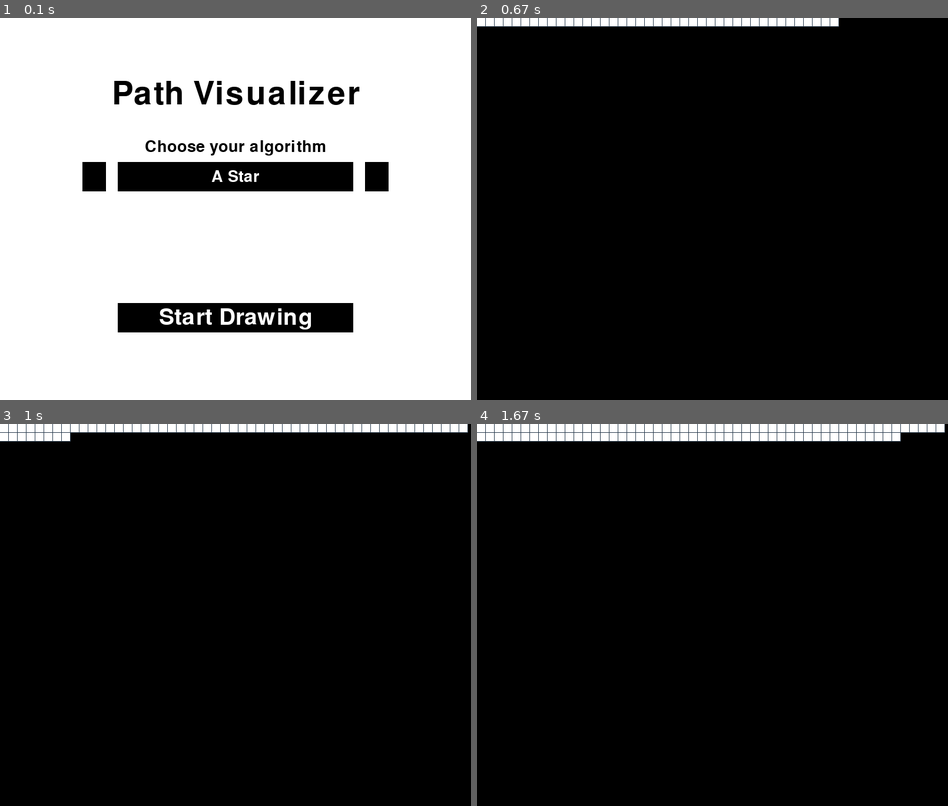
Above: before the commit, frames 1-4 (two rows, left to right).
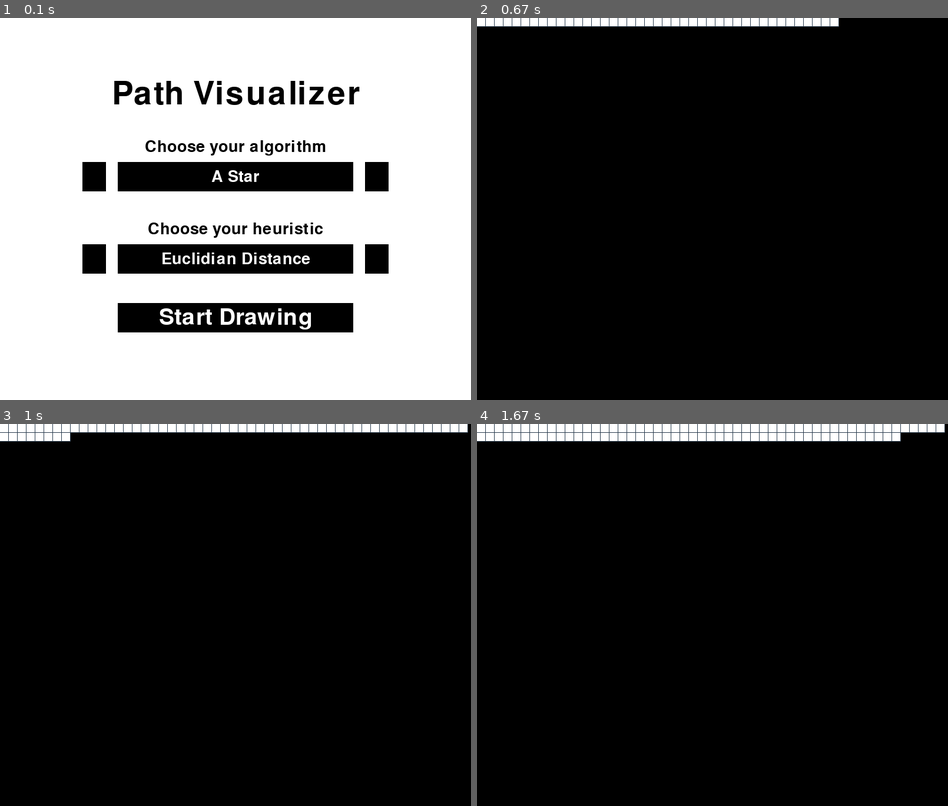
Above: after the commit, the same moments.

Repository: MrJoeKr/Pathfinding-Visualizer-Python
Game: pygame game, started from run.pyw
The game is run twice, just before and just after one commit, with the same random seed, the same clock (stepped at 60 frames per second) and the same inputs.
Inputs (mouse positions are in pixels of both pictures, inside the frame that each line leads up to):
- Up to frame 1 (0.1 s): no input
- Up to frame 2 (0.67 s): click (712, 315) at 0.38 s
- Up to frame 3 (1 s): no input
- Up to frame 4 (1.67 s): no input

The runs differ from the first frame. In frame 1, 4.8% of the frame differs, in the area x 17-83%, y 53-67%; in frame 2, nothing differs; in frame 3, nothing differs; in frame 4, nothing differs.

Commit message:
Add heuristics selection

Diff:
--- a/application.py
+++ b/application.py
@@ -20,6 +20,13 @@
     def __init__(self):
         self.display = DISPLAY
 
+        # Initialize menu window object
+        self._menu_window = MenuWindow(self.display)
+        # Initialize board window object
+        self._board_window = BoardWindow(DISPLAY, ROWS, COLS)
+
+        self.algorithm: pfa.SearchFunction = pfa.search_a_star
+        self.heuristic: pfa.HeuristicFunction = pfa.euclidian_distance
 
     def run_app(self):
 
@@ -29,33 +36,36 @@
 
     def _run_menu_window(self):
 
-        menu = MenuWindow(self.display)
+        self._menu_window.draw_window()
+        self._menu_window.running = True
 
-        while menu.running:
+        while self._menu_window.running:
 
-            menu.process_mouse_events()
-            menu.process_key_events()
+            self._menu_window.process_mouse_events()
+            self._menu_window.process_key_events()
 
             MAINCLOCK.tick(FPS)
 
         # Initialize functions for pathfinding
-        self.algorithm: pfa.SearchFunction = menu.get_algorithm()
-        self.heuristic: pfa.HeuristicFunction = menu.get_heuristic()
+        self.algorithm = self._menu_window.get_algorithm()
+        self.heuristic = self._menu_window.get_heuristic()
+
+        self._board_window.update_pathfinding_funcs(self.algorithm, self.heuristic)
 
     def _run_board_window(self) -> None:
 
-        # Initialize board window object
-        board_window = BoardWindow(DISPLAY, ROWS, COLS, search_func=self.algorithm, heuristic_func=self.heuristic)
+        self._board_window.draw_window()
+        self._board_window.running = True
 
-        while board_window.running:
+        while self._board_window.running:
 
-            board_window.process_mouse_events()
+            self._board_window.process_mouse_events()
 
-            back_to_menu = board_window.process_key_events()
+            back_to_menu = self._board_window.process_key_events()
 
             if back_to_menu:
                 self._run_menu_window()
-                board_window.draw_window()
+                self._board_window.draw_window()
 
             MAINCLOCK.tick(FPS)
 
--- a/board_window.py
+++ b/board_window.py
@@ -35,7 +35,7 @@
 
         self.board = NodeBoard(display, rows, cols)
 
-        self.algorithm = search_func
+        self.path_algorithm = search_func
         self.heuristic = heuristic_func
 
         # Text panel
@@ -55,8 +55,6 @@
 
         self.running = True
 
-        self.draw_window()
-
     def draw_window(self) -> None:
         self.display.fill(color_constants.BLACK)
 
@@ -68,6 +66,14 @@
 
         self._update_text()
         pygame.display.update()
+
+    def update_pathfinding_funcs(
+        self,
+        search: path_finding_algorithm.SearchFunction,
+        heuristic: path_finding_algorithm.HeuristicFunction) -> None:
+
+        self.path_algorithm = search
+        self.heuristic = heuristic
 
 
     def get_node_board(self) -> NodeBoard:
@@ -191,7 +197,7 @@
                     show_steps = self.tick_box.is_ticked()
 
                     # print("Starting algorithm")
-                    search_path(self.board, show_steps=show_steps, search_func=self.algorithm, heuristic=self.heuristic)
+                    search_path(self.board, show_steps=show_steps, search_func=self.path_algorithm, heuristic=self.heuristic)
                     # print("Done")
 
                     self._update_text()
--- a/menu_window.py
+++ b/menu_window.py
@@ -34,16 +34,73 @@
         # Delay between clicks
         self._left_click_executed = False
 
+        self.algo_idx = 0
+        self.heuristic_idx = 0
+
+    def draw_window(self) -> None:
         self.display.fill(color_constants.WHITE)
 
-        self._draw_menu()
+        self._draw_title_text()
 
         self._init_algo_button()
 
+        # Init algorithm selection variables
+        self._update_algorithm_selection(self.algo_idx)
+
+        self._init_heuristic_button()
+
+        # Init heuristic selection variables
+        self._update_heuristic_selection(self.heuristic_idx)
+
         self._init_start_button()
 
         pygame.display.update()
 
+    def _draw_heuristic_title_text(self) -> None:
+        font = pygame.font.Font(None, 40)
+        text = font.render("Choose your heuristic", True, color_constants.BLACK)
+
+        algo_rect = text.get_rect(center=(DISPLAY_WIDTH / 2, HEURISTIC_TEXT_HEIGHT))
+
+        self.display.blit(text, algo_rect)
+
+    def _update_heuristic_selection(self, idx: int=0) -> None:
+        idx %= len(self.algorithms)
+
+        self.heuristic_idx = idx
+        self.selected_heuristic_text, self.selected_heuristic_func = self.heuristics[self.heuristic_idx]
+
+        self._draw_heuristic_button_text()
+
+    def _draw_heuristic_button_text(self) -> None:
+
+        font = pygame.font.Font(None, 40)
+        heuristic_text = font.render(self.selected_heuristic_text, True, color_constants.WHITE)
+
+        # Clear text
+        pygame.draw.rect(self.display, color_constants.BLACK, self.heuristic_button)
+
+        self._draw_text_to_middle_of_rect(heuristic_text, self.heuristic_button)
+
+        pygame.display.update(self.heuristic_button)
+
+    def _init_heuristic_button(self) -> None:
+
+        self._draw_heuristic_title_text()
+
+        self.heuristic_button = pygame.Rect(0, 0, BUTTON_WIDTH, BUTTON_HEIGHT)
+        self.heuristic_button.center = (CENTER_WIDTH, HEURISTIC_BUTTON_HEIGHT)
+
+        self.heuristics = path_finding_algorithm.get_heuristics_list()
+
+        arrow_padding = 20
+        arrow_width = 40
+
+        self.left_heuristic_arrow = pygame.Rect(self.heuristic_button.x - arrow_padding - arrow_width, self.heuristic_button.y, arrow_width, self.heuristic_button.height)
+        self.right_heuristic_arrow = pygame.Rect(self.heuristic_button.x + self.heuristic_button.width + arrow_padding, self.heuristic_button.y, arrow_width, self.heuristic_button.height)
+
+        pygame.draw.rect(self.display, color_constants.BLACK, self.left_heuristic_arrow)
+        pygame.draw.rect(self.display, color_constants.BLACK, self.right_heuristic_arrow)
 
     # Algo text
     def _draw_algo_title_text(self) -> None:
@@ -62,8 +119,6 @@
         self.algo_button.center = (CENTER_WIDTH, ALGO_BUTTON_HEIGHT)
 
         self.algorithms = path_finding_algorithm.get_algorithms_list()
-        # Init algorithm variables
-        self._update_algorithm(0)
 
         arrow_padding = 20
         arrow_width = 40
@@ -73,15 +128,6 @@
 
         pygame.draw.rect(self.display, color_constants.BLACK, self.left_algo_arrow)
         pygame.draw.rect(self.display, color_constants.BLACK, self.right_algo_arrow)
-
-    def _draw_menu(self) -> None:
-
-        self._draw_title_text()
-
-        self._draw_select_buttons()
-
-        self._init_start_button()
-
 
     def _init_start_button(self) -> None:
 
@@ -119,9 +165,7 @@
         return self.selected_algo_func
 
     def get_heuristic(self) -> path_finding_algorithm.HeuristicFunction:
-        # TODO
-        return path_finding_algorithm.euclidian_distance
-        pass
+        return self.selected_heuristic_func
 
     def process_mouse_events(self) -> None:
 
@@ -144,7 +188,7 @@
             self.running = False
             time.sleep(0.1)
 
-    def _update_algorithm(self, idx: int) -> None:
+    def _update_algorithm_selection(self, idx: int=0) -> None:
 
         idx %= len(self.algorithms)
 
@@ -170,12 +214,16 @@
     def _process_left_right_arrow_buttons(self, mx: int, my: int) -> None:
 
         if self.left_algo_arrow.collidepoint(mx, my):
-
-            self._update_algorithm(self.algo_idx - 1)
+            self._update_algorithm_selection(self.algo_idx - 1)
 
         if self.right_algo_arrow.collidepoint(mx, my):
-
-            self._update_algorithm(self.algo_idx + 1)
+            self._update_algorithm_selection(self.algo_idx + 1)
+
+        if self.left_heuristic_arrow.collidepoint(mx, my):
+            self._update_heuristic_selection(self.heuristic_idx - 1)
+
+        if self.right_heuristic_arrow.collidepoint(mx, my):
+            self._update_heuristic_selection(self.heuristic_idx + 1)
 
     # Process keys
     def process_key_events(self) -> None:
--- a/path_finding_algorithm.py
+++ b/path_finding_algorithm.py
@@ -142,6 +142,16 @@
         ("DFS", search_dfs)
     ]
 
+_HEURISTICS: List[Tuple[str, HeuristicFunction]] = \
+    [
+        ("Euclidian Distance", euclidian_distance),
+        ("Manhattan Distance", manhattan_distance)
+    ]
+
 
 def get_algorithms_list() -> List[Tuple[str, SearchFunction]]:
     return _PATH_ALGORITHMS
+
+
+def get_heuristics_list() -> List[Tuple[str, HeuristicFunction]]:
+    return _HEURISTICS
